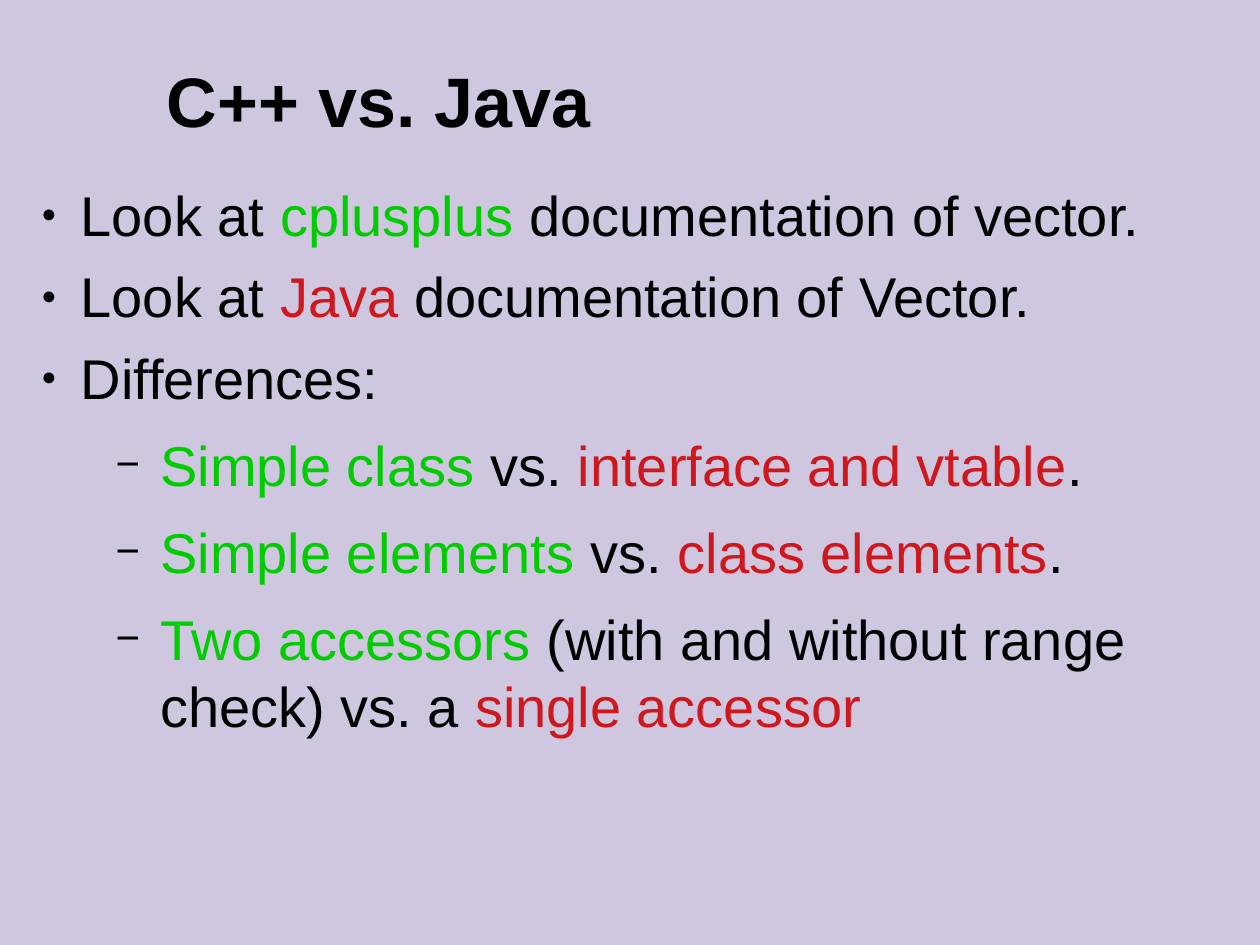
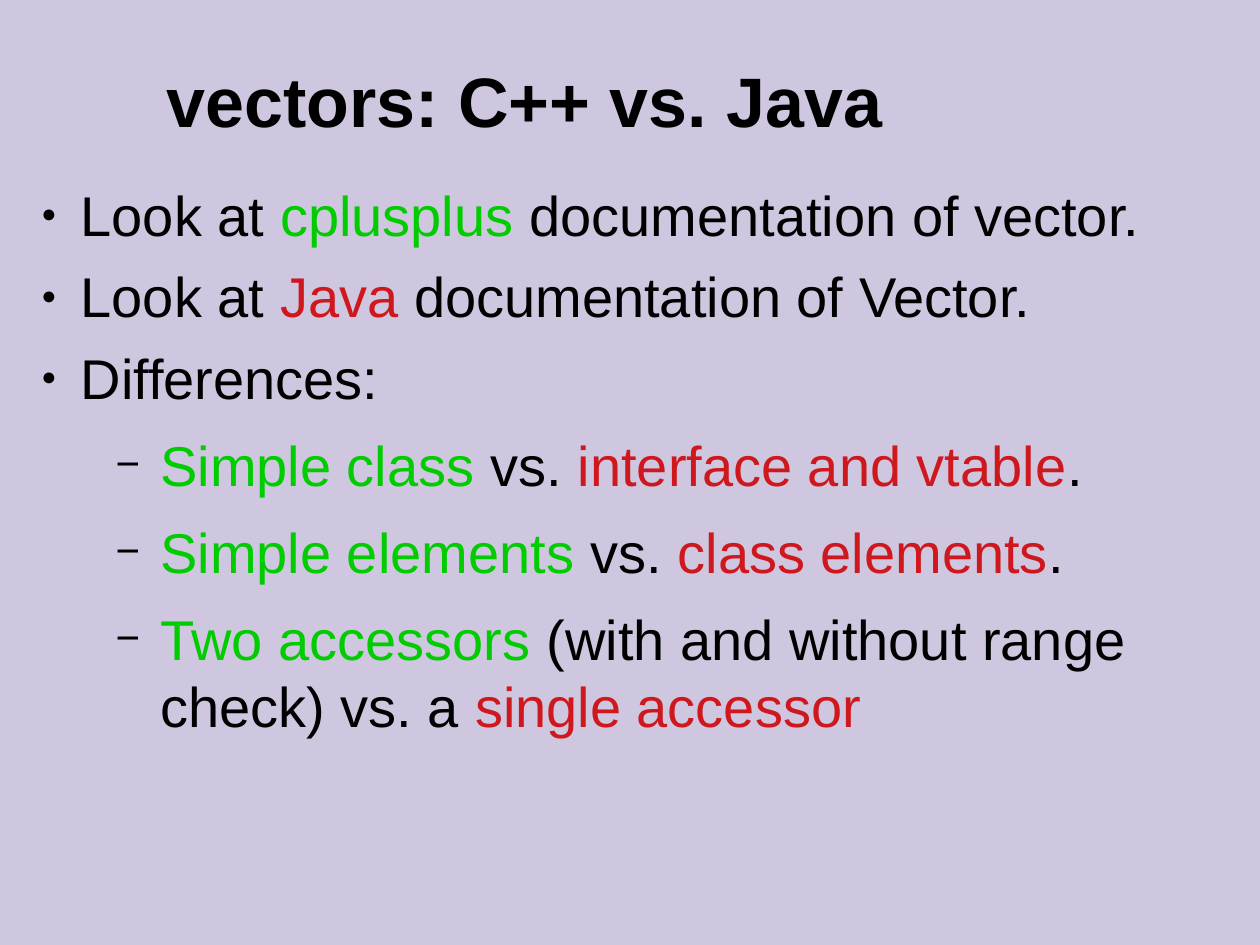
Before and after one commit to cpp-at-ariel/cpp-5779, a slide deck: slide 20 of 10-stl-containers/slides.odp (slide 13 before the commit). Drawn at 1260x945 pixels with LibreOffice and Linux fonts; fonts in the diff are those of the drawing. Boxes give left, top, right and bottom in pixels: in the first picture for what was removed or moved away, otherwise in the second. Text is boxed around its words. In the diff, an @@ line names an element or a change of style, - is before the commit and + after.

```diff
--- a/10-stl-containers/slides.odp
+++ b/10-stl-containers/slides.odp
@@ title at (x1=167, y1=78, x2=882, y2=128): text changed @@
-C++ vs. Java
+vectors: C++ vs. Java
```
Also in this commit, not shown: 11 other slides changed, 3 slides added, 5 slides removed, 11 other files.
